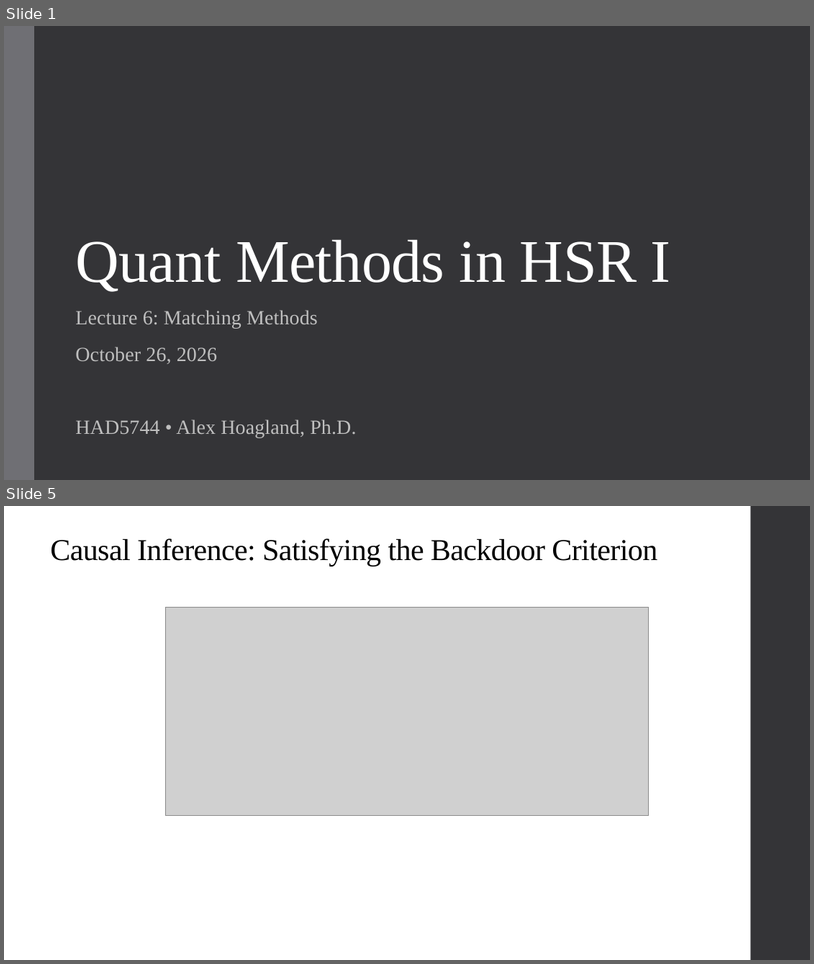
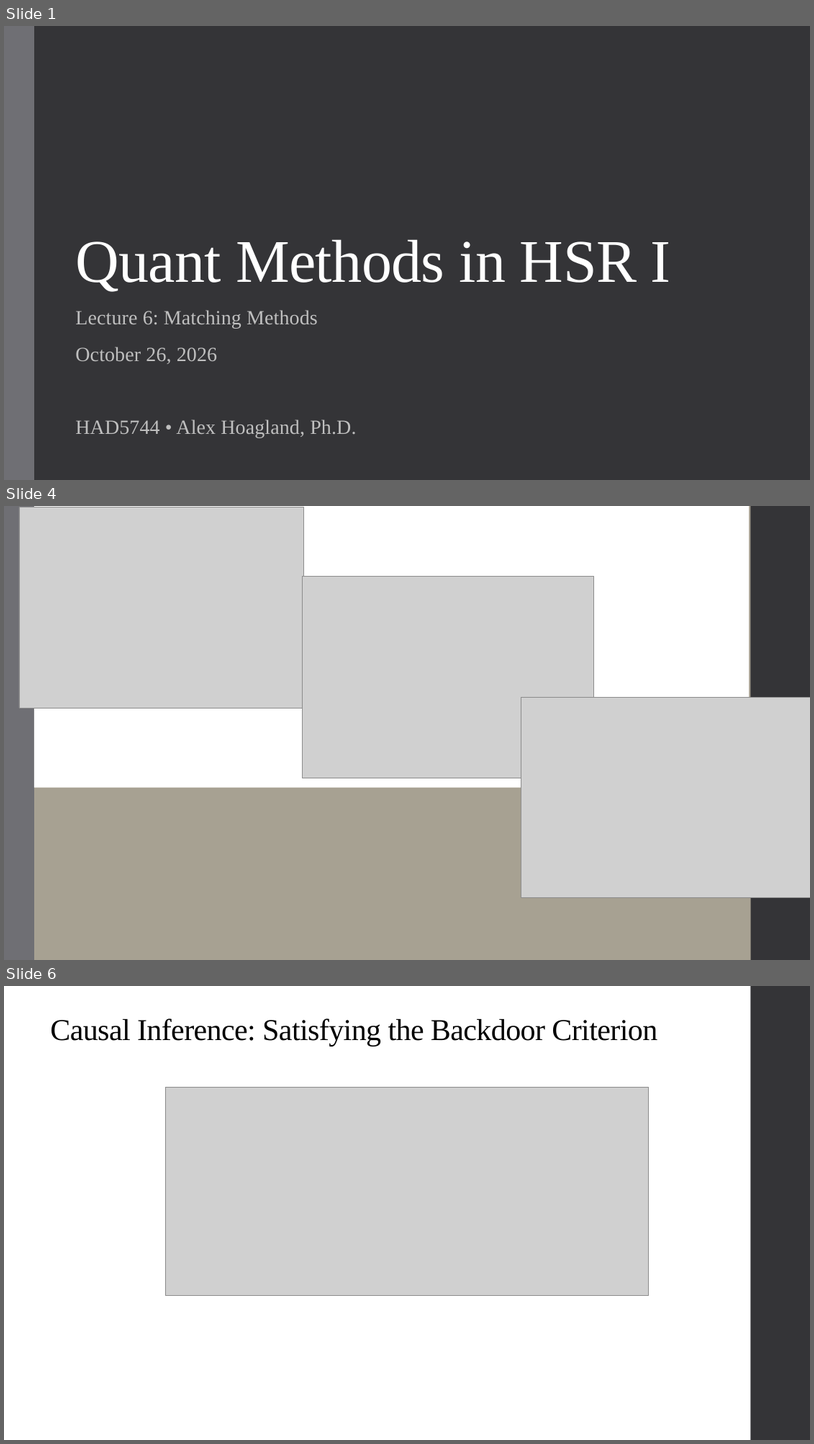
Before and after one commit to alex-hoagland/HAD5744, a slide deck: Lecture06_Matching/Lecture06_Matching.pptx. Shown one above the other, each under a label of ours: slides 1 and 5 before the commit, slides 1, 4 and 6 after it; the slides between them are not shown. The pictures are 814x964 and 814x1444 pixels, drawn with LibreOffice and Linux fonts; fonts in the diff are those of the drawing; grey boxes stand for pictures. Boxes give left, top, right and bottom in pixels: in the first picture for what was removed or moved away, otherwise in the second. Text is boxed around its words. In the diff, an @@ line names an element or a change of style, - is before the commit and + after.

```diff
--- a/Lecture06_Matching/Lecture06_Matching.pptx
+++ b/Lecture06_Matching/Lecture06_Matching.pptx
@@ slide 4 added at <box>4,506,810,960</box>, background #A7A192; not listed: 1 template element that a slide beside it also shows @@
@@ rectangle added at <box>4,506,34,960</box>, fill #6F6F74 @@
@@ picture added at <box>19,507,304,708</box> @@
@@ rectangle added at <box>34,506,749,788</box>, fill #FFFFFF @@
@@ picture added at <box>303,576,594,778</box> @@
@@ picture added at <box>521,698,810,898</box> @@
@@ rectangle added at <box>4,788,751,960</box>, fill #A7A192 @@
@@ what was slide 5 is now slide 6 @@
```
Also in this commit, not shown: 2 slides changed, 2 other slides added, 2 slides removed, 2 other files.
